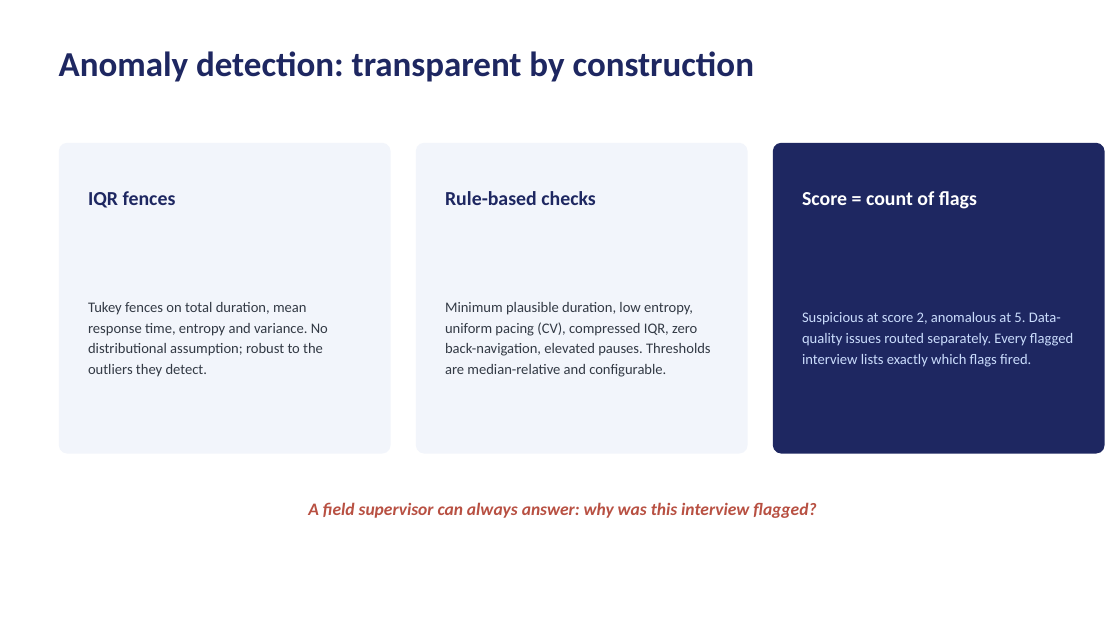
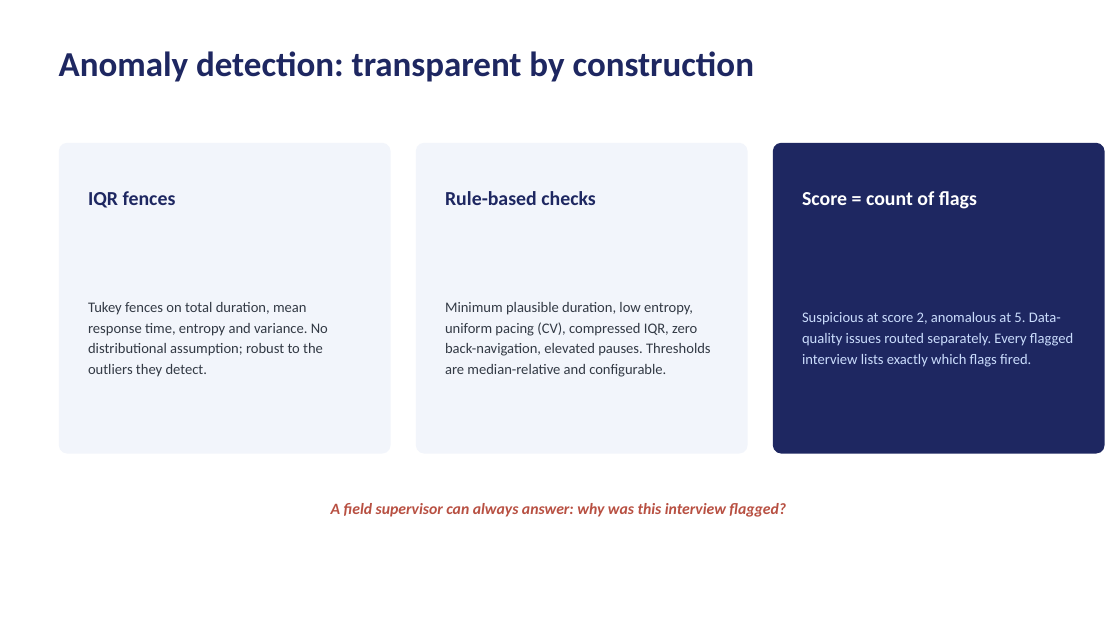
Before and after one commit to Samuelkaoma-eng/SKACE-TIME-DATA, a slide deck: slide 9 of docs/deliverables/Kaoma_Paradata_Presentation.pptx (slide 6 before the commit). Drawn at 1120x630 pixels with LibreOffice and Linux fonts; fonts in the diff are those of the drawing. Boxes give left, top, right and bottom in pixels: in the first picture for what was removed or moved away, otherwise in the second. Text is boxed around its words. In the diff, an @@ line names an element or a change of style, - is before the commit and + after.

```diff
--- a/docs/deliverables/Kaoma_Paradata_Presentation.pptx
+++ b/docs/deliverables/Kaoma_Paradata_Presentation.pptx
@@ text "A field supervisor can always ..." at (331,503,786,517): size 15 to 13.5 pt; line spacing 1 to 1.05 @@
```
Also in this commit, not shown: 7 slides added.
